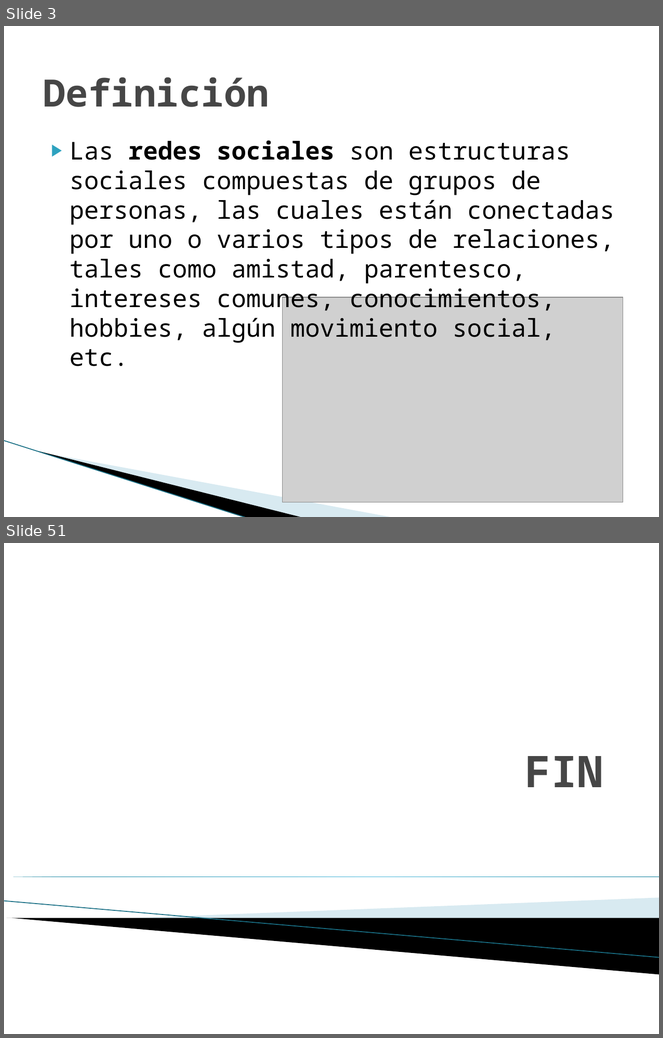
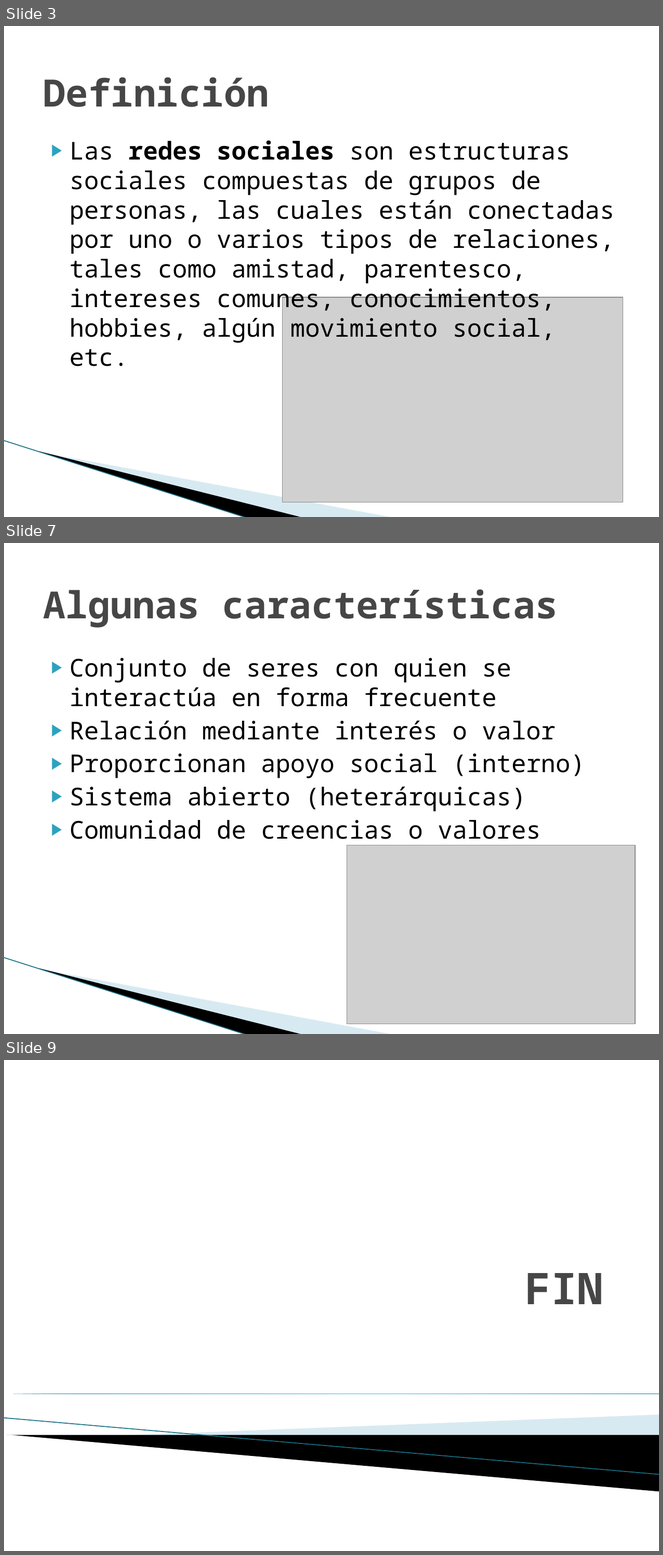
Before and after one commit to carlamadeo/proyectosfacultad, a slide deck: Modelos Organizacionales/TPS/TP_Grupo_C_Redes_Sociales.pptx. Shown one above the other, each under a label of ours: slides 3 and 51 before the commit, slides 3, 7 and 9 after it; the slides between them are not shown. The pictures are 663x1038 and 663x1555 pixels, drawn with LibreOffice and Linux fonts; fonts in the diff are those of the drawing; grey boxes stand for pictures; background and template pictures are left out. Boxes give left, top, right and bottom in pixels: in the first picture for what was removed or moved away, otherwise in the second. Text is boxed around its words. In the diff, an @@ line names an element or a change of style, - is before the commit and + after.

```diff
--- a/Modelos Organizacionales/TPS/TP_Grupo_C_Redes_Sociales.pptx
+++ b/Modelos Organizacionales/TPS/TP_Grupo_C_Redes_Sociales.pptx
@@ slide 7 added at box(4, 543, 659, 1034), background #FFFFFF; not listed: 3 template elements that a slide beside it also shows @@
@@ title added at box(43, 589, 558, 628), 41 pt, text #464646, bold @@
+Algunas características
@@ text added at box(70, 658, 585, 839), 27 pt, text #000000 @@
+▶ Conjunto de seres con quien se interactúa en forma frecuente
+▶ Relación mediante interés o valor
+▶ Proporcionan apoyo social (interno)
+▶ Sistema abierto (heterárquicas)
+▶ Comunidad de creencias o valores
@@ picture added at box(347, 846, 636, 1025) @@
@@ what was slide 51 is now slide 9 @@
```
Also in this commit, not shown: 4 other slides added, 47 slides removed, 4 other files.
